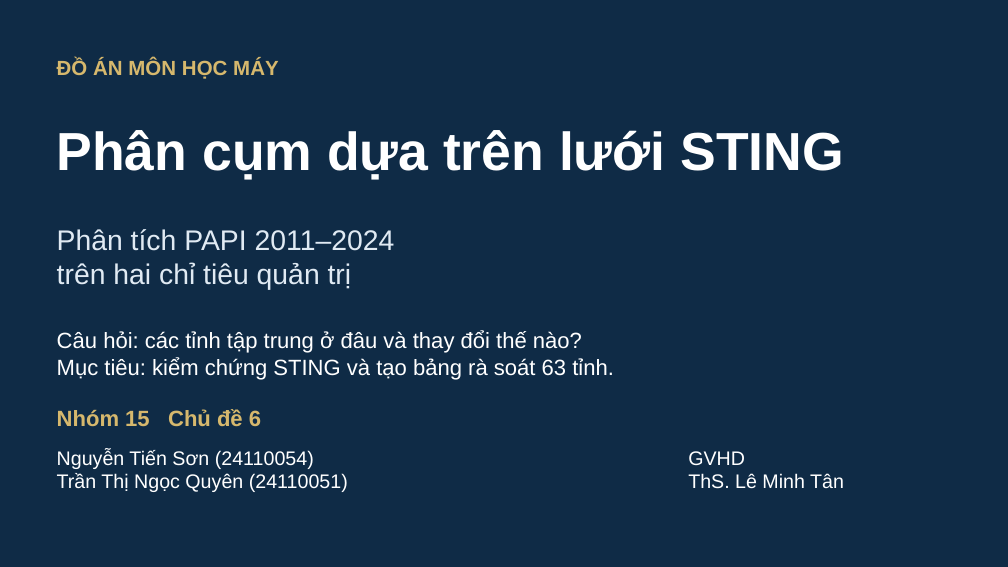
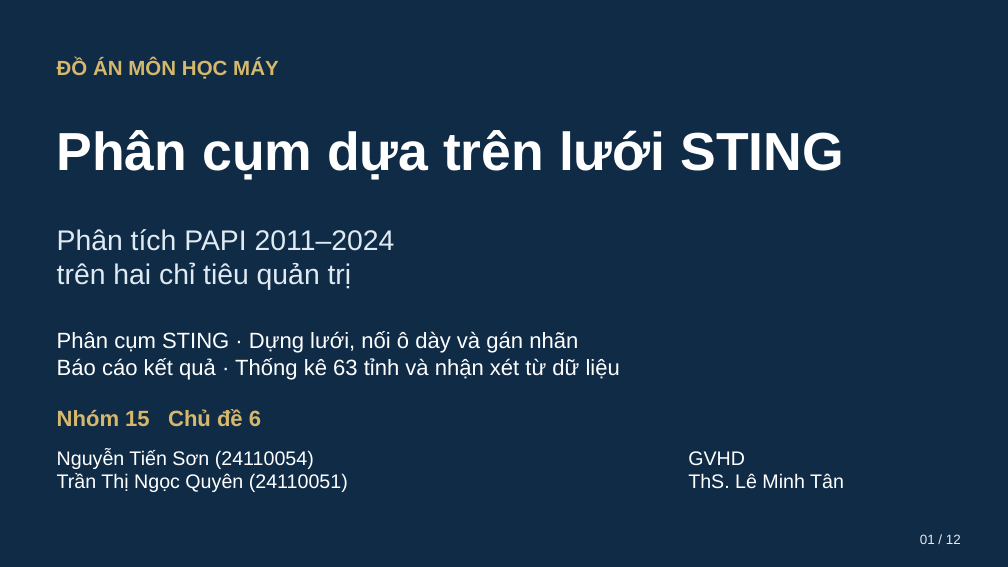
Before and after one commit to JasonTM17/Grid_Based_Sociology, a slide deck: slide 1 of assets/sting_papi_slides_template.pptx. Drawn at 1008x567 pixels with LibreOffice and Linux fonts; fonts in the diff are those of the drawing. Boxes give left, top, right and bottom in pixels: in the first picture for what was removed or moved away, otherwise in the second. Text is boxed around its words. In the diff, an @@ line names an element or a change of style, - is before the commit and + after.

```diff
--- a/assets/sting_papi_slides_template.pptx
+++ b/assets/sting_papi_slides_template.pptx
@@ text at bbox=[57, 331, 620, 380]: text changed @@
-Câu hỏi: các tỉnh tập trung ở đâu và thay đổi thế nào?
-Mục tiêu: kiểm chứng STING và tạo bảng rà soát 63 tỉnh.
+Phân cụm STING · Dựng lưới, nối ô dày và gán nhãn
+Báo cáo kết quả · Thống kê 63 tỉnh và nhận xét từ dữ liệu
@@ text added at bbox=[920, 534, 961, 544], 12.8 pt, text #E0EAF3 @@
+01 / 12
```
Also in this commit, not shown: 7 other slides changed, 1 slide added, 1 slide removed, 49 other files.
